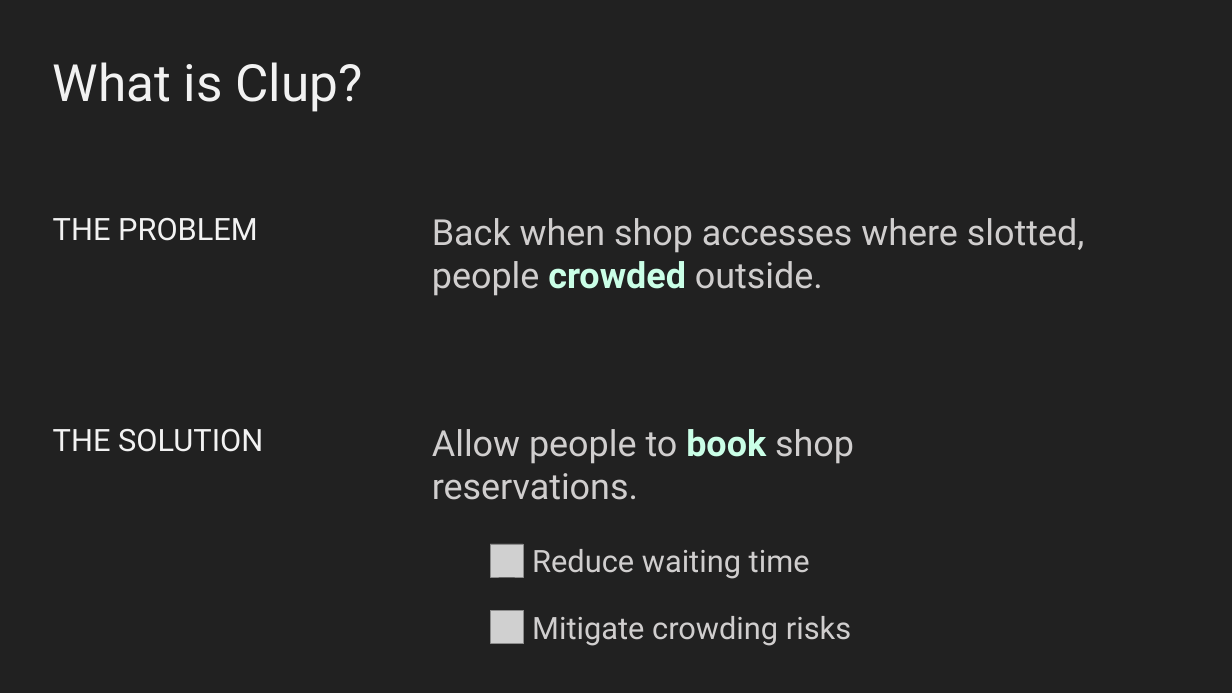
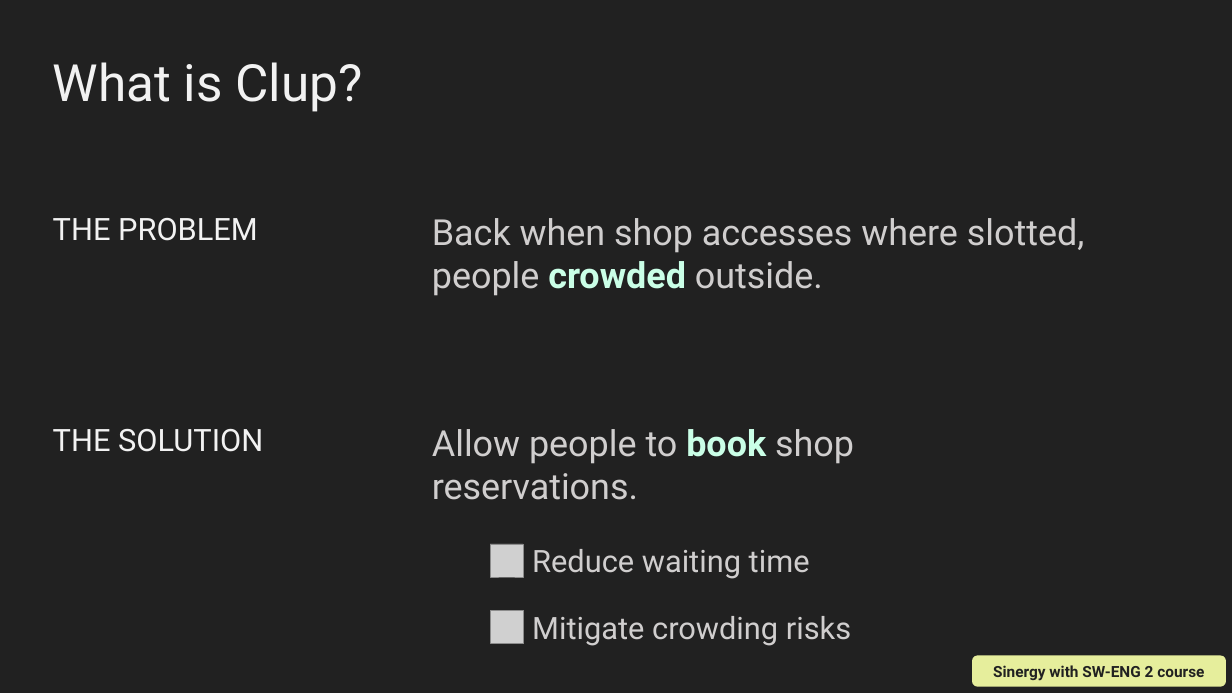
Before and after one commit to m-calabresi/Clup, a slide deck: slide 2 of Documentation/Application Overview.pptx. Drawn at 1232x693 pixels with LibreOffice and Linux fonts; fonts in the diff are those of the drawing; grey boxes stand for pictures. Boxes give left, top, right and bottom in pixels: in the first picture for what was removed or moved away, otherwise in the second. Text is boxed around its words. In the diff, an @@ line names an element or a change of style, - is before the commit and + after.

```diff
--- a/Documentation/Application Overview.pptx
+++ b/Documentation/Application Overview.pptx
@@ rounded rectangle added at [972, 655, 1226, 687], fill #E6EE9C, 12 pt, text #212121, bold @@
+Sinergy with SW-ENG 2 course
```
Also in this commit, not shown: 2 other slides changed, 1 slide added.
